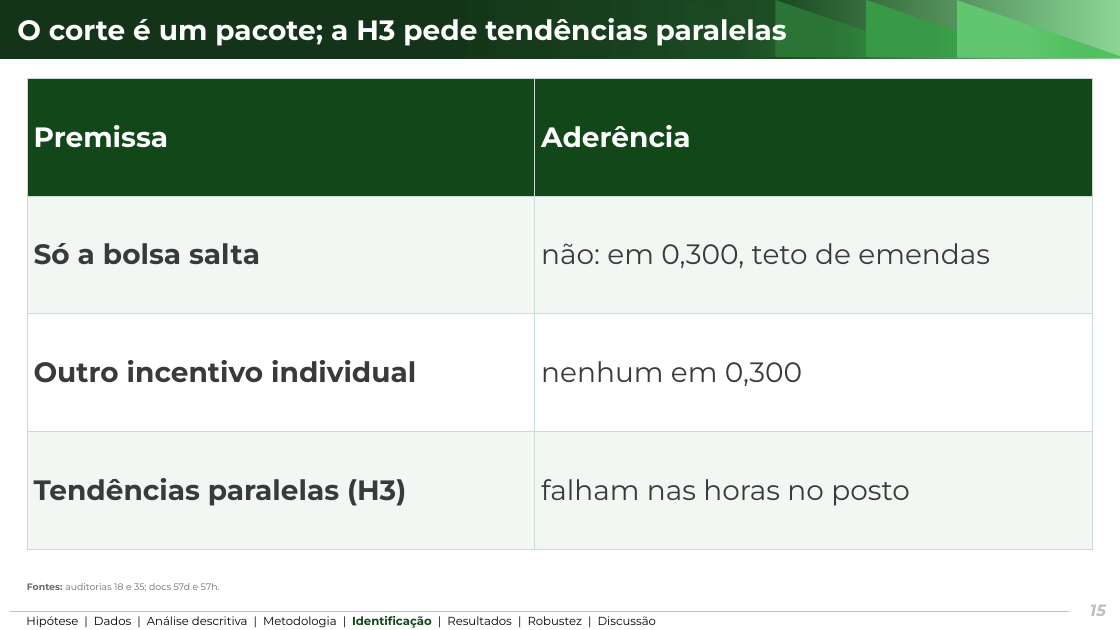
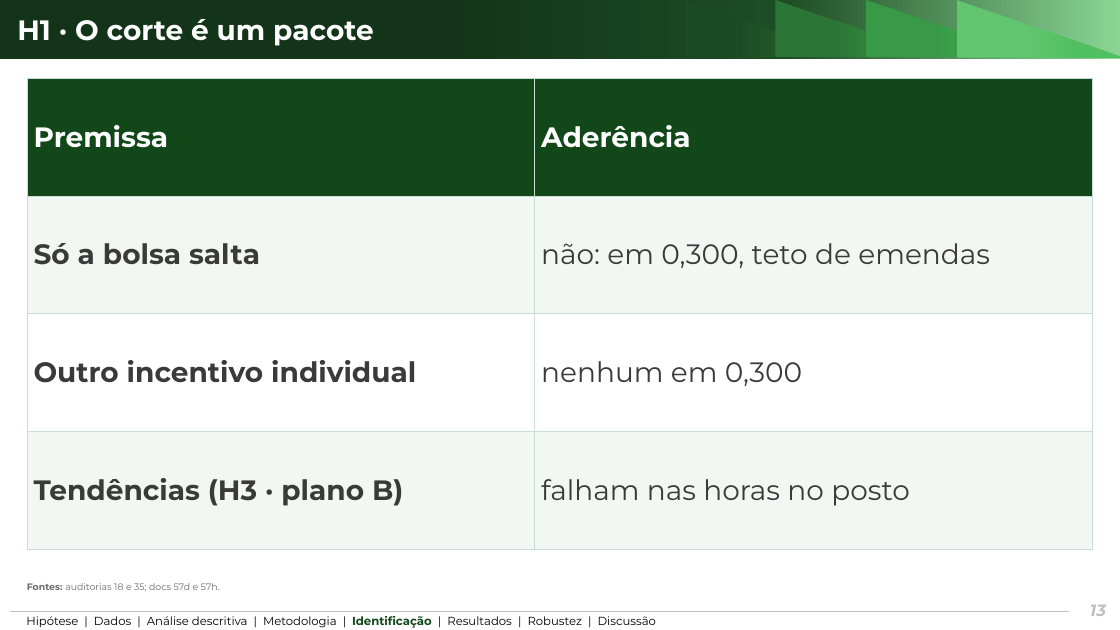
Before and after one commit to ka1victor/impact-eval-health-econ-pmme, a slide deck: slide 13 of output/apresentacao_banca2/deck_banca2_curto.pptx (slide 15 before the commit). Drawn at 1120x630 pixels with LibreOffice and Linux fonts; fonts in the diff are those of the drawing; background and template pictures are left out. Boxes give left, top, right and bottom in pixels: in the first picture for what was removed or moved away, otherwise in the second. Text is boxed around its words. In the diff, an @@ line names an element or a change of style, - is before the commit and + after.

```diff
--- a/output/apresentacao_banca2/deck_banca2_curto.pptx
+++ b/output/apresentacao_banca2/deck_banca2_curto.pptx
@@ title at [17,19,374,46]: text changed @@
-O corte é um pacote; a H3 pede tendências paralelas
+H1 · O corte é um pacote
@@ table at [27,78,1092,549] @@
-row 4, column 1: Tendências paralelas (H3)
+row 4, column 1: Tendências (H3 · plano B)
@@ page number at [1090,605,1106,616]: text changed @@
-15
+13
```
Also in this commit, not shown: 19 other slides changed, 2 slides added, 4 slides removed, 16 other files.
